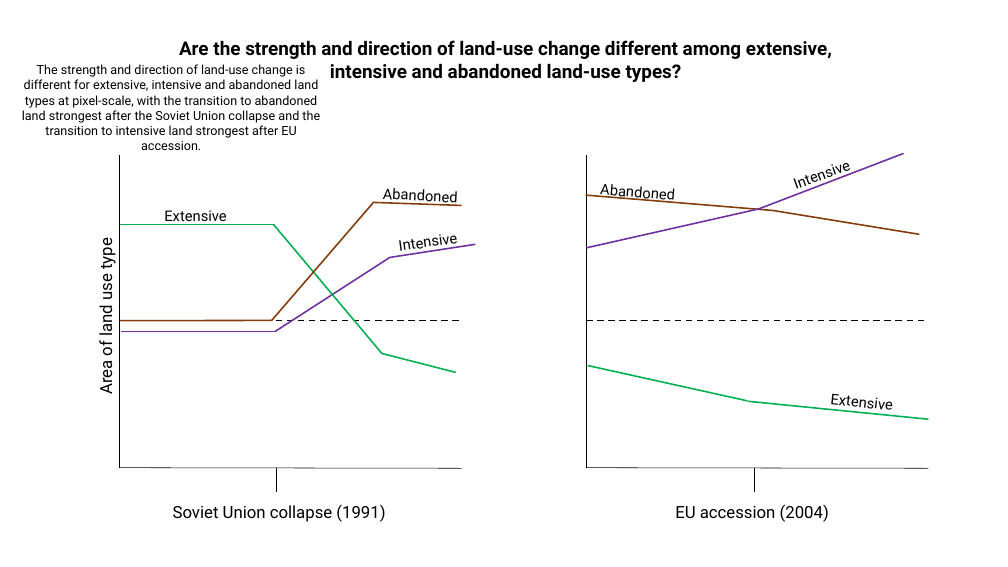
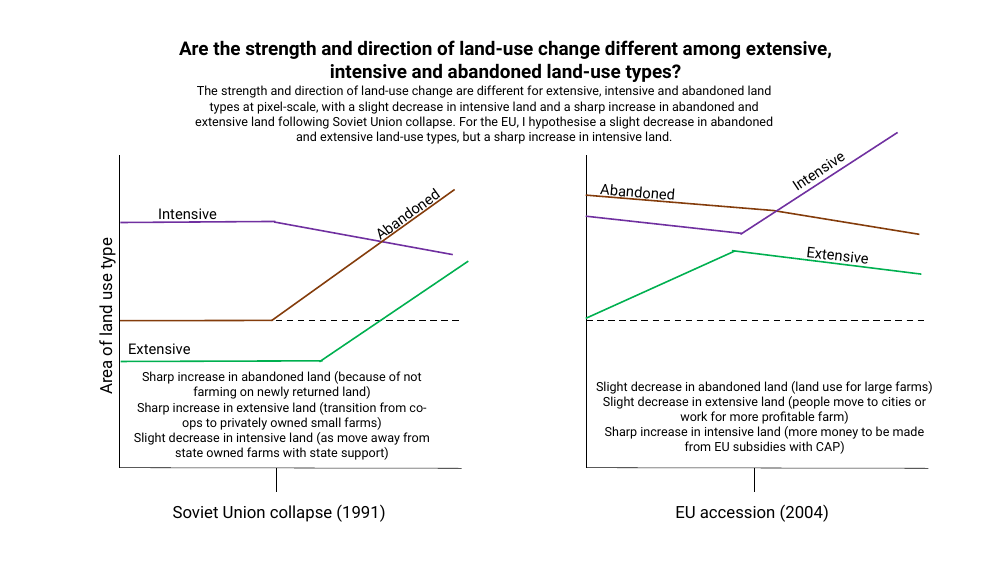
Before and after one commit to izzyrich/dissertation, a slide deck: slide 2 of images/prediction_graphs.pptx. Drawn at 1008x567 pixels with LibreOffice and Linux fonts; fonts in the diff are those of the drawing. Boxes give left, top, right and bottom in pixels: in the first picture for what was removed or moved away, otherwise in the second. Text is boxed around its words. In the diff, an @@ line names an element or a change of style, - is before the commit and + after.

```diff
--- a/images/prediction_graphs.pptx
+++ b/images/prediction_graphs.pptx
@@ text at [195, 85, 774, 144]: text changed @@
-The strength and direction of land-use change is different for extensive, intensive and abandoned land types at pixel-scale, with the transition to abandoned land strongest after the Soviet Union collapse and the transition to intensive land strongest after EU accession.
+The strength and direction of land-use change are different for extensive, intensive and abandoned land types at pixel-scale, with a slight decrease in intensive land and a sharp increase in abandoned and extensive land following Soviet Union collapse. For the EU, I hypothesise a slight decrease in abandoned and extensive land-use types, but a sharp increase in intensive land.
@@ text "Abandoned": place and size @@
-text "Abandoned" at [383, 188, 458, 206]
+text "Abandoned" at [682, 85, 745, 95]
@@ text "Abandoned" at [682, 85, 745, 95]: rotation 3 to 324 degrees @@
@@ text "Intensive": place and size @@
-text "Intensive" at [783, 149, 862, 199]
+text "Intensive" at [605, 86, 655, 95]
@@ text "Intensive" at [605, 86, 655, 95]: rotation 340 to 326 degrees @@
@@ line moved from (758, 209) - (904, 154) to (741, 234) - (898, 132) @@
@@ text "Intensive": place and size @@
-text "Intensive" at [399, 234, 457, 255]
+text "Intensive" at [158, 208, 217, 223]
@@ text "Intensive" at [158, 208, 217, 223]: rotation 352 to 0 degrees @@
@@ line moved from (271, 321) - (374, 202) to (271, 321) - (454, 190) @@
@@ line removed from (374, 203) to (462, 206) @@
@@ line moved from (121, 331) - (277, 331) to (120, 222) - (275, 222) @@
@@ line moved from (389, 258) - (476, 244) to (274, 222) - (453, 255) @@
@@ line moved from (587, 248) - (761, 209) to (586, 216) - (743, 234) @@
@@ text "Extensive": place and size @@
-text "Extensive" at [830, 393, 892, 414]
+text "Extensive" at [806, 246, 868, 267]
@@ line removed from (275, 331) to (390, 258) @@
@@ line moved from (274, 225) - (382, 353) to (320, 362) - (468, 261) @@
@@ line moved from (588, 366) - (748, 401) to (586, 318) - (735, 251) @@
@@ line moved from (748, 402) - (929, 420) to (732, 251) - (922, 274) @@
@@ text "Extensive" rewrapped from [164, 210, 226, 225] to [128, 343, 190, 354] @@
@@ line removed from (382, 353) to (456, 373) @@
@@ line moved from (120, 225) - (275, 225) to (121, 361) - (323, 361) @@
@@ text added at [134, 371, 430, 460], 12 pt, text #000000 @@
+Sharp increase in abandoned land (because of not farming on newly returned land)
+Sharp increase in extensive land (transition from co-ops to privately owned small farms)
+Slight decrease in intensive land (as move away from state owned farms with state support)
@@ text added at [596, 381, 932, 454], 12 pt, text #000000 @@
+Slight decrease in abandoned land (land use for large farms)
+Slight decrease in extensive land (people move to cities or work for more profitable farm)
+Sharp increase in intensive land (more money to be made from EU subsidies with CAP)
```
Also in this commit, not shown: 2 other slides changed, 1 slide removed, 1 other file.
